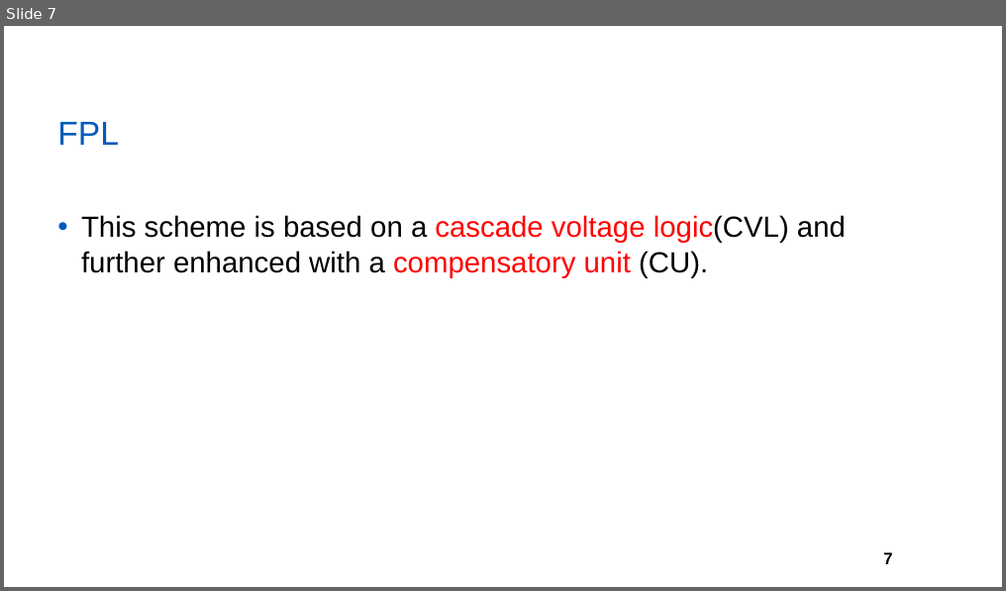
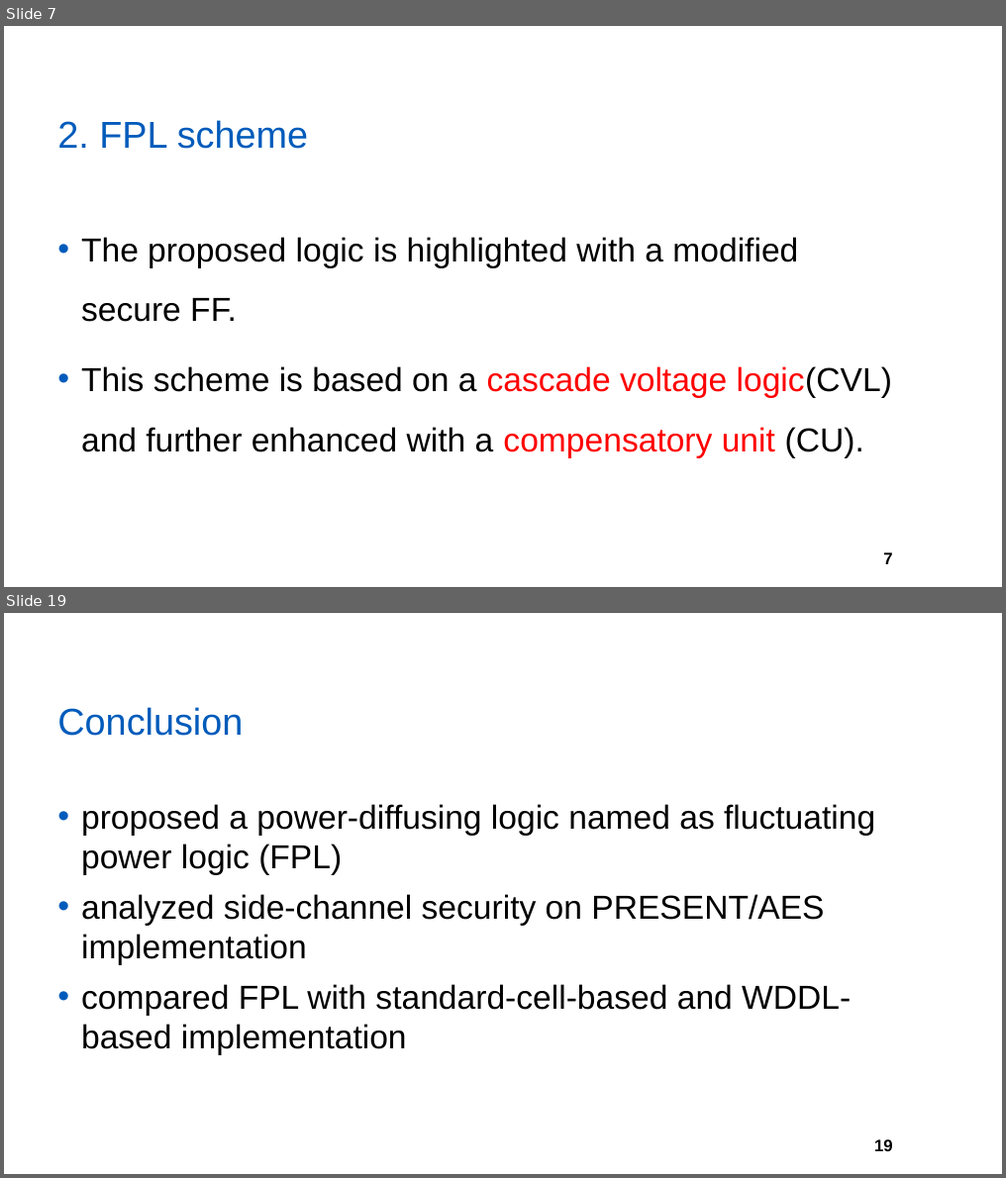
Before and after one commit to yberlin/hello-world, a slide deck: asianhost pre/FPL.pptx. Shown one above the other, each under a label of ours: slide 7 before the commit, slides 7 and 19 after it; the slides between them are not shown. The pictures are 1006x591 and 1006x1178 pixels, drawn with LibreOffice and Linux fonts; fonts in the diff are those of the drawing; background and template pictures are left out. Boxes give left, top, right and bottom in pixels: in the first picture for what was removed or moved away, otherwise in the second. Text is boxed around its words. In the diff, an @@ line names an element or a change of style, - is before the commit and + after.

```diff
--- a/asianhost pre/FPL.pptx
+++ b/asianhost pre/FPL.pptx
@@ slide 19 added at (4,613,1002,1174), background #FFFFFF; not listed: 1 template element that a slide beside it also shows @@
@@ title added at (57,707,243,736), 36 pt, text #005BBB @@
+Conclusion
@@ text added at (81,804,875,1056), 32 pt, text #000000 @@
+• proposed a power-diffusing logic named as fluctuating power logic (FPL)
+• analyzed side-channel security on PRESENT/AES implementation
+• compared FPL with standard-cell-based and WDDL-based implementation
@@ slide 7 changed as well @@
@@ title at (57,120,308,149): text changed; size 32 to 36 pt @@
-FPL
+2. FPL scheme
@@ text at (81,237,798,322): paragraph added @@
+• The proposed logic is highlighted with a modified secure FF.
@@ text at (81,367,892,459): size 28 to 32 pt in "This scheme is based on a cascade ..."; line spacing 1 to 1.5 @@
```
Also in this commit, not shown: 5 other slides changed, 11 other slides added, 3 slides removed.
